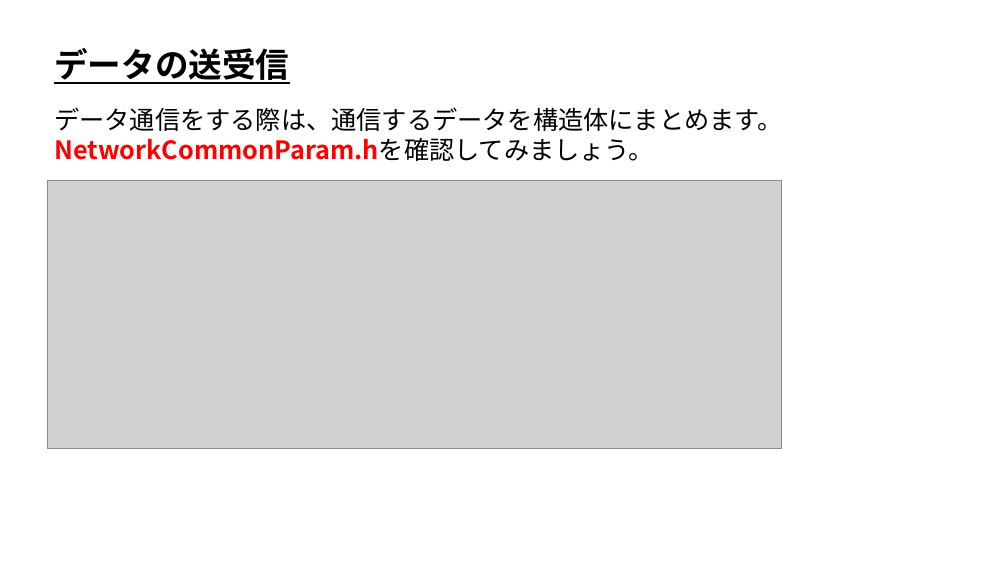
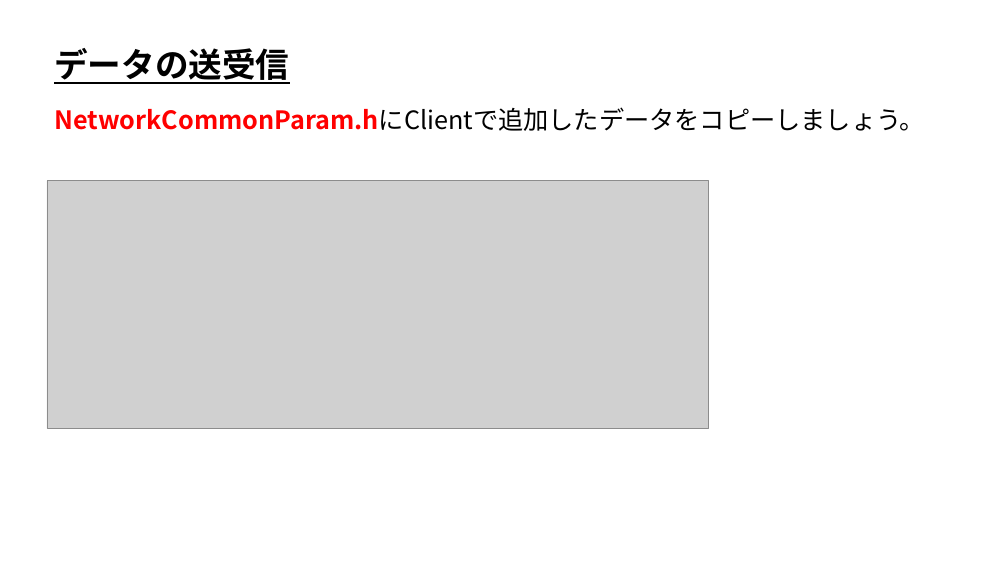
Before and after one commit to ArakiYusuke-Ohara/Textbook, a slide deck: slide 9 of ゲーム科3年/00_前期/オンラインゲームプログラミングⅠ/02_データの送受信.pptx (slide 3 before the commit). Drawn at 1008x567 pixels with LibreOffice and Linux fonts; fonts in the diff are those of the drawing; grey boxes stand for pictures. Boxes give left, top, right and bottom in pixels: in the first picture for what was removed or moved away, otherwise in the second. Text is boxed around its words. In the diff, an @@ line names an element or a change of style, - is before the commit and + after.

```diff
--- a/ゲーム科3年/00_前期/オンラインゲームプログラミングⅠ/02_データの送受信.pptx
+++ b/ゲーム科3年/00_前期/オンラインゲームプログラミングⅠ/02_データの送受信.pptx
@@ text at [54,107,925,131]: text changed @@
-データ通信をする際は、通信するデータを構造体にまとめます。
-NetworkCommonParam.hを確認してみましょう。
+NetworkCommonParam.hにClientで追加したデータをコピーしましょう。
@@ picture: place and size @@
-picture at [47,181,782,448]
+picture at [47,181,709,428]
```
Also in this commit, not shown: 4 other slides changed, 3 slides added, 2 slides removed.
